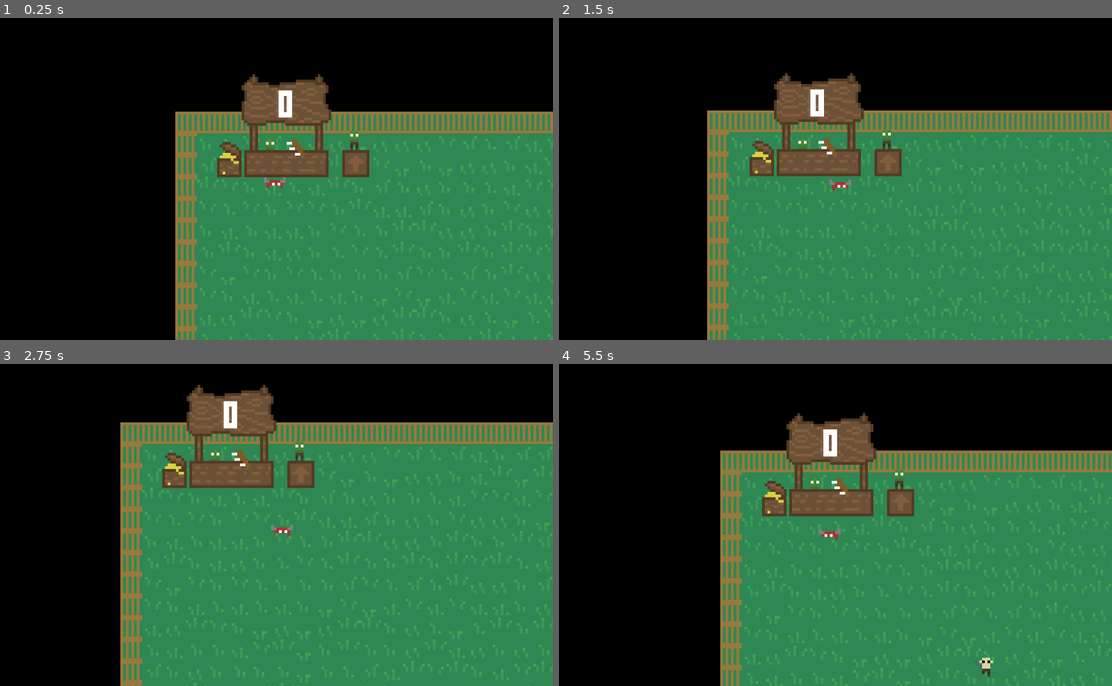
Above: before the commit, frames 1-4 (two rows, left to right).
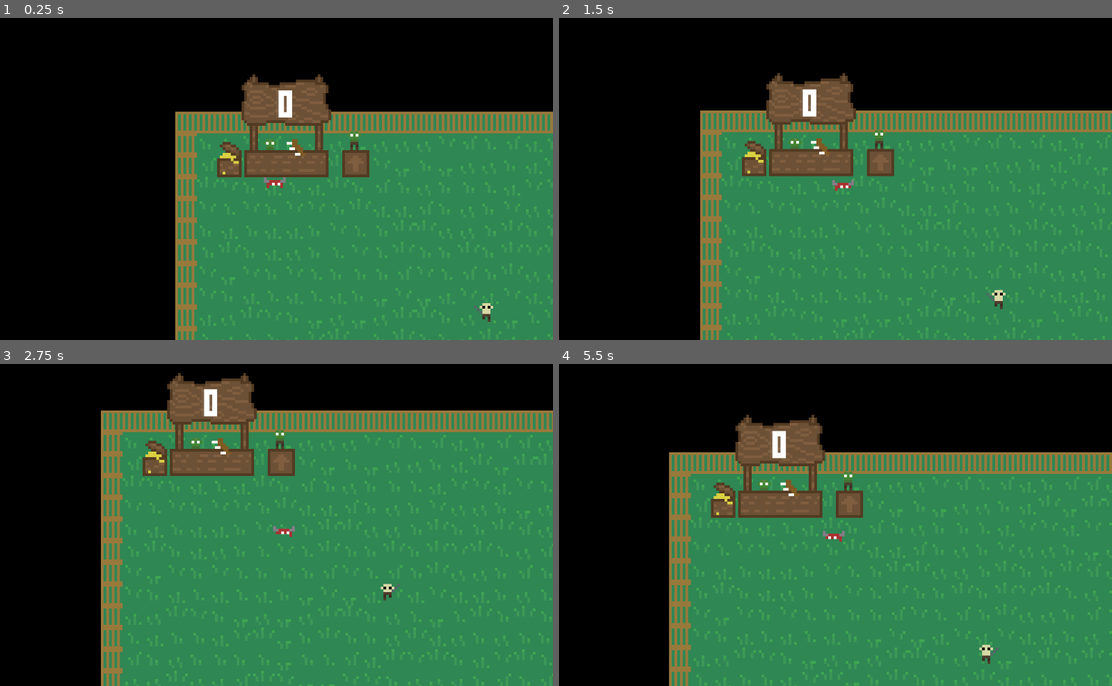
Above: after the commit, the same moments.

Repository: MyNameIsntBob/Wild_jam33
Game: Godot game, scene res://Scenes/Master.tscn
Two runs of this game, one before a commit and one after it. Both use one fixed random seed, a clock stepped at 60 frames per second and the inputs below.
Inputs:
- Up to frame 1 (0.25 s): no input
- Up to frame 2 (1.5 s): hold Right (ui_right) 0.53-1.28 s; tap Shift (run) at 0.6, 1.35 s; tap Space (ui_select) at 0.77 s; hold Down (ui_down) from 1.28 s (still down)
- Up to frame 3 (2.75 s): tap Space (ui_select) at 1.52 s; release Down (ui_down) at 2.03 s; hold Right (ui_right) from 2.03 s (still down); tap Shift (run) at 2.1 s
- Up to frame 4 (5.5 s): release Right (ui_right) at 2.78 s; hold Up (ui_up) 2.78-3.53 s; tap Shift (run) every 0.75 s from 2.85 to 5.1 s; tap Space (ui_select) at 3.02, 3.77, 4.52 s; hold Left (ui_left) 3.53-5.03 s; hold Down (ui_down) from 5.03 s (still down)

The runs differ from the first frame. In frame 1, 0.1% of the frame differs, in the area x 85-90%, y 88-95%; in frame 2, 9.4%; in frame 3, 19%; in frame 4, 19%, in the area x 19-100%, y 15-100%.

Commit message:
minor changes

Diff:
--- a/Prefabs/Chest.tscn
+++ b/Prefabs/Chest.tscn
@@ -88,6 +88,8 @@
 position = Vector2( 11, -2 )
 
 [node name="GoblinUpgrade" type="Area2D" parent="."]
+collision_layer = 0
+collision_mask = 2
 
 [node name="CollisionShape2D" type="CollisionShape2D" parent="GoblinUpgrade"]
 position = Vector2( 32.5, 8 )
--- a/Prefabs/Spawner.tscn
+++ b/Prefabs/Spawner.tscn
@@ -6,7 +6,6 @@
 script = ExtResource( 1 )
 
 [node name="Timer" type="Timer" parent="."]
-wait_time = 3.0
 one_shot = true
 
 [connection signal="timeout" from="Timer" to="." method="_on_Timer_timeout"]
--- a/Scenes/Master.tscn
+++ b/Scenes/Master.tscn
@@ -1,10 +1,14 @@
-[gd_scene load_steps=7 format=2]
+[gd_scene load_steps=9 format=2]
 
 [ext_resource path="res://Prefabs/Player.tscn" type="PackedScene" id=1]
 [ext_resource path="res://Art/TileSheet.png" type="Texture" id=2]
 [ext_resource path="res://Prefabs/Chest.tscn" type="PackedScene" id=6]
+[ext_resource path="res://Prefabs/Hero.tscn" type="PackedScene" id=7]
 [ext_resource path="res://Prefabs/EndScreen.tscn" type="PackedScene" id=13]
 [ext_resource path="res://Prefabs/Spawner.tscn" type="PackedScene" id=14]
+
+[sub_resource type="ConvexPolygonShape2D" id=4]
+points = PoolVector2Array( 0, 0, 8, 0, 8, 8, 0, 8 )
 
 [sub_resource type="TileSet" id=3]
 0/name = "TileSheet.png 0"
@@ -26,9 +30,16 @@
 0/navigation_offset = Vector2( 0, 0 )
 0/shape_offset = Vector2( 0, 0 )
 0/shape_transform = Transform2D( 1, 0, 0, 1, 0, 0 )
+0/shape = SubResource( 4 )
 0/shape_one_way = false
-0/shape_one_way_margin = 0.0
-0/shapes = [  ]
+0/shape_one_way_margin = 1.0
+0/shapes = [ {
+"autotile_coord": Vector2( 0, 0 ),
+"one_way": false,
+"one_way_margin": 1.0,
+"shape": SubResource( 4 ),
+"shape_transform": Transform2D( 1, 0, 0, 1, 0, 0 )
+} ]
 0/z_index = 0
 
 [node name="Master" type="Node2D"]
@@ -57,6 +68,5 @@
 [node name="GoblinSpawner" parent="YSort" instance=ExtResource( 14 )]
 position = Vector2( 146.816, 38.0082 )
 
-[node name="HeroSpawner" parent="YSort" instance=ExtResource( 14 )]
-position = Vector2( 88.2811, 37.7433 )
-hero = true
+[node name="Hero" parent="YSort" instance=ExtResource( 7 )]
+position = Vector2( 98.2692, 42.2253 )
--- a/Scripts/Ai.gd
+++ b/Scripts/Ai.gd
@@ -153,7 +153,7 @@
 	yield($AnimationPlayer, 'animation_finished')
 	attacking = false
 
-	if target and target.position.distance_to(self.position)  <= attack_range + 3:
+	if target and is_instance_valid(target) and target.position.distance_to(self.position)  <= attack_range + 3:
 		target.take_damage(attack_damage, self)
 
 	$AttackTimer.wait_time = (1/attack_speed) + rand_range(-0.2, 0.2)
--- a/Scripts/Hero.gd
+++ b/Scripts/Hero.gd
@@ -9,3 +9,6 @@
 # Called every frame. 'delta' is the elapsed time since the previous frame.
 func _process(delta):
 	pass
+
+func queue_free():
+	return
--- a/Scripts/Player.gd
+++ b/Scripts/Player.gd
@@ -8,6 +8,7 @@
 
 # Called when the node enters the scene tree for the first time.
 func _ready():
+	normal_speed = 20
 	Global.player = self
 	$Shoes.hide()
 
--- a/Scripts/Upgrades.gd
+++ b/Scripts/Upgrades.gd
@@ -2,6 +2,8 @@
 
 var item_id := 0
 var cost := 5
+
+var costs := []
 
 enum ITEMS {
 	SHOES,
